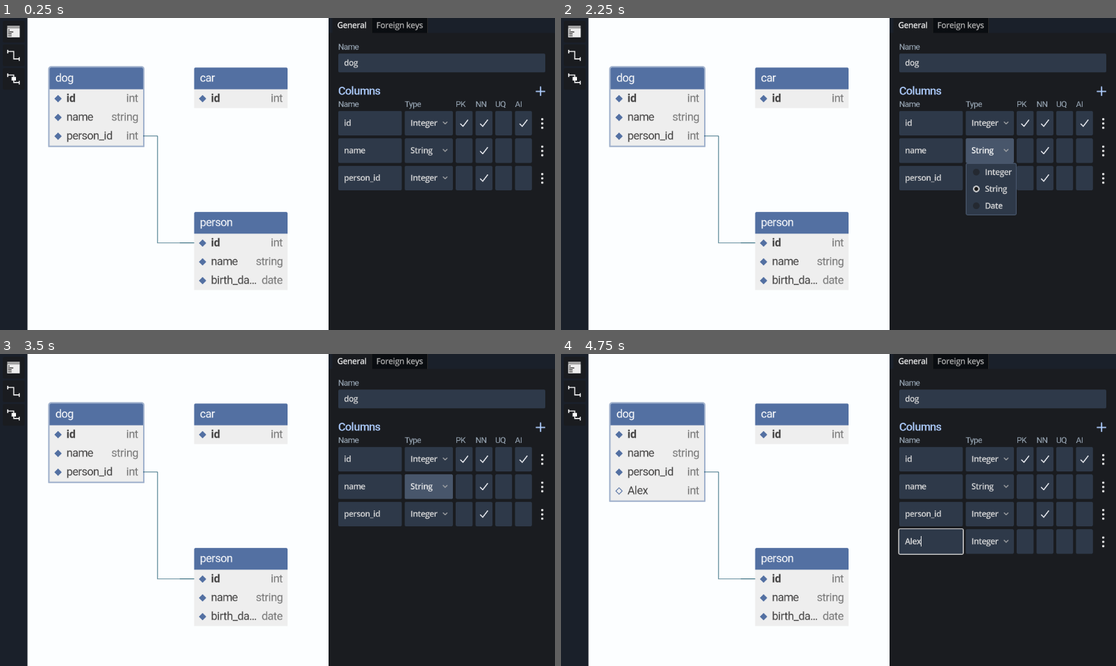
Above: before the commit, frames 1-4 (two rows, left to right).
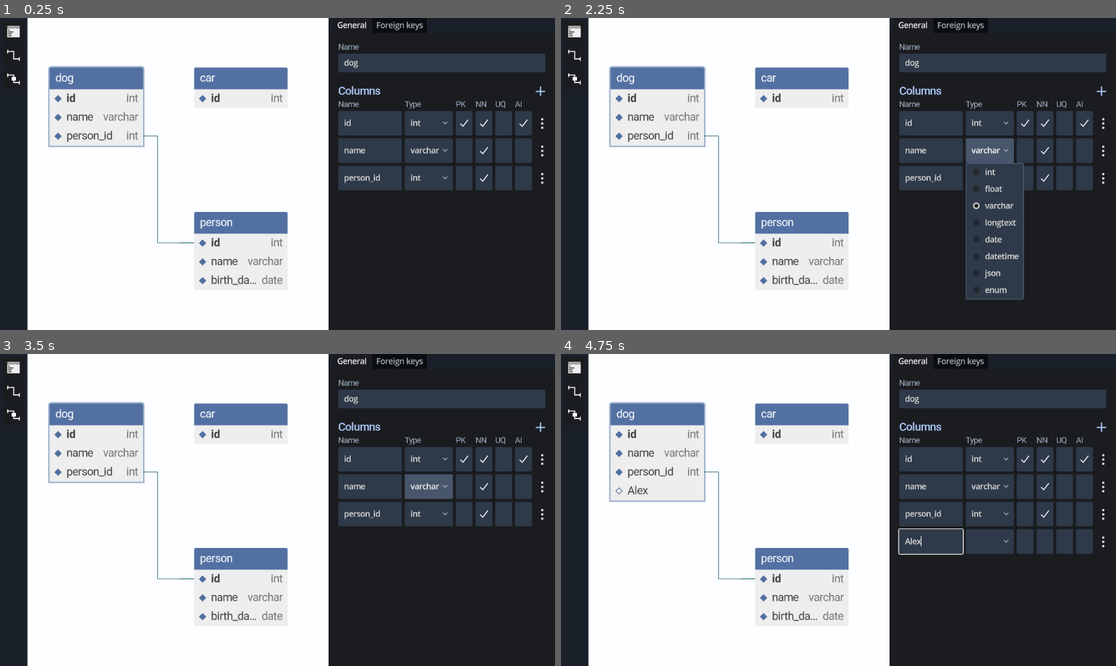
Above: after the commit, the same moments.

Repository: Eranot/schemer
Game: Godot game, scene res://scene/screen/main/main.tscn
The game is run twice, just before and just after one commit, with the same random seed, the same clock (stepped at 60 frames per second) and the same inputs.
Inputs (mouse positions are in pixels of both pictures, inside the frame that each line leads up to):
- Up to frame 1 (0.25 s): no input
- Up to frame 2 (2.25 s): click (988, 124) at 0.5 s, where only the run before the commit has a clickable "Integer"; click (988, 124) at 1.25 s, where only the run after the commit has a clickable "int"; click (988, 152) at 2 s, where only the run before the commit has a clickable "String"
- Up to frame 3 (3.5 s): click (427, 488) at 2.75 s, where only the run after the commit has a clickable "varchar"
- Up to frame 4 (4.75 s): click (1099, 428) at 3.5 s; click (932, 541) at 4.27 s; type "Alex" at 4.35 s

The runs differ from the first frame. In frame 1, 0.3% of the frame differs, in the area x 18-80%, y 30-80%; in frame 2, 3.4%, in the area x 18-84%, y 30-91%; in frame 3, 0.3%; in frame 4, 0.4%.

Commit message:
Changing the column type to a string, instead of an enum

Diff:
--- a/project.godot
+++ b/project.godot
@@ -20,6 +20,7 @@
 GlobalEvents="*res://scene/global/global_events/global_events.gd"
 Enums="*res://scene/global/enums/enums.gd"
 ProjectController="*res://scene/global/project_controller/project_controller.tscn"
+ColumnTypesController="*res://scene/global/column_types_controller/column_types_controller.gd"
 
 [display]
 
--- a/resource/table/table_attribute.gd
+++ b/resource/table/table_column.gd
@@ -3,15 +3,9 @@
 
 signal updated
 
-enum ColumnType {
-	INTEGER = 0,
-	STRING = 1,
-	DATE = 2,
-}
-
 @export var id: int
 @export var name: String
-@export var type: ColumnType
+@export var type: String
 @export var is_primary_key: bool
 @export var is_not_null: bool
 @export var is_unique: bool
@@ -22,18 +16,5 @@
 	id = int(randi() / 2.0)
 
 
-
-static func get_column_type_name(_type: ColumnType) -> String:
-	match(_type):
-		ColumnType.INTEGER:
-			return "int"
-		ColumnType.STRING:
-			return "string"
-		ColumnType.DATE:
-			return "date"
-		_:
-			return "?"
-
-
 func emit_updated():
 	updated.emit()
--- a/resource/test_resources/table_car.tres
+++ b/resource/test_resources/table_car.tres
@@ -1,13 +1,13 @@
 [gd_resource type="Resource" script_class="Table" load_steps=4 format=3 uid="uid://4218qmbr18lo"]
 
-[ext_resource type="Script" path="res://resource/table/table_attribute.gd" id="1_tgj8f"]
+[ext_resource type="Script" path="res://resource/table/table_column.gd" id="1_tgj8f"]
 [ext_resource type="Script" path="res://resource/table/table.gd" id="4_f2lnh"]
 
 [sub_resource type="Resource" id="Resource_0pb8r"]
 script = ExtResource("1_tgj8f")
 id = 999
 name = "id"
-type = 0
+type = "int"
 is_primary_key = true
 is_not_null = false
 is_unique = false
--- a/resource/test_resources/table_dog.tres
+++ b/resource/test_resources/table_dog.tres
@@ -1,6 +1,6 @@
 [gd_resource type="Resource" script_class="Table" load_steps=10 format=3 uid="uid://g8rcsbha8gln"]
 
-[ext_resource type="Script" path="res://resource/table/table_attribute.gd" id="1_rarb4"]
+[ext_resource type="Script" path="res://resource/table/table_column.gd" id="1_rarb4"]
 [ext_resource type="Script" path="res://resource/table/foreign_key_table_constraint_relationship.gd" id="2_s7yjr"]
 [ext_resource type="Script" path="res://resource/table/foreign_key_table_constraint.gd" id="3_ldtlh"]
 [ext_resource type="Script" path="res://resource/table/table.gd" id="4_w5f0e"]
@@ -9,7 +9,7 @@
 script = ExtResource("1_rarb4")
 id = 40
 name = "id"
-type = 0
+type = "int"
 is_primary_key = true
 is_not_null = true
 is_unique = false
@@ -19,7 +19,7 @@
 script = ExtResource("1_rarb4")
 id = 50
 name = "name"
-type = 1
+type = "varchar"
 is_primary_key = false
 is_not_null = true
 is_unique = false
@@ -29,7 +29,7 @@
 script = ExtResource("1_rarb4")
 id = 60
 name = "person_id"
-type = 0
+type = "int"
 is_primary_key = false
 is_not_null = true
 is_unique = false
--- a/resource/test_resources/table_person.tres
+++ b/resource/test_resources/table_person.tres
@@ -1,13 +1,13 @@
 [gd_resource type="Resource" script_class="Table" load_steps=6 format=3 uid="uid://d4atriyil1ndw"]
 
-[ext_resource type="Script" path="res://resource/table/table_attribute.gd" id="1_odbfc"]
+[ext_resource type="Script" path="res://resource/table/table_column.gd" id="1_odbfc"]
 [ext_resource type="Script" path="res://resource/table/table.gd" id="2_a15jd"]
 
 [sub_resource type="Resource" id="Resource_vxggb"]
 script = ExtResource("1_odbfc")
 id = 10
 name = "id"
-type = 0
+type = "int"
 is_primary_key = true
 is_not_null = true
 is_unique = false
@@ -17,7 +17,7 @@
 script = ExtResource("1_odbfc")
 id = 20
 name = "name"
-type = 1
+type = "varchar"
 is_primary_key = false
 is_not_null = true
 is_unique = false
@@ -27,7 +27,7 @@
 script = ExtResource("1_odbfc")
 id = 30
 name = "birth_date"
-type = 2
+type = "date"
 is_primary_key = false
 is_not_null = true
 is_unique = false
--- /dev/null
+++ b/scene/global/column_types_controller/column_types_controller.gd
@@ -0,0 +1,14 @@
+extends Node
+
+
+func get_column_types() -> Array[String]:
+	return [
+		"int",
+		"float",
+		"varchar",
+		"longtext",
+		"date",
+		"datetime",
+		"json",
+		"enum",
+	]
--- a/scene/gui/table_options_gui/table_column_gui.gd
+++ b/scene/gui/table_options_gui/table_column_gui.gd
@@ -22,12 +22,12 @@
 		col.emit_updated()
 	)
 
-	type_option_button.add_item("Integer", TableColumn.ColumnType.INTEGER)
-	type_option_button.add_item("String", TableColumn.ColumnType.STRING)
-	type_option_button.add_item("Date", TableColumn.ColumnType.DATE)
-	type_option_button.selected = col.type
-	type_option_button.item_selected.connect(func(type):
-		col.type = type
+	for type in ColumnTypesController.get_column_types():
+		type_option_button.add_item(type)
+
+	type_option_button.selected = ColumnTypesController.get_column_types().find(col.type)
+	type_option_button.item_selected.connect(func(index):
+		col.type = ColumnTypesController.get_column_types()[index]
 		col.emit_updated()
 	)
 
--- a/scene/object/table/table_column.gd
+++ b/scene/object/table/table_column.gd
@@ -20,7 +20,7 @@
 
 func populate():
 	name_label.text = column.name
-	column_type_label.text = TableColumn.get_column_type_name(column.type)
+	column_type_label.text = column.type
 	if column.is_primary_key:
 		name_label.set("theme_override_fonts/font", primary_key_font)
 	else:
